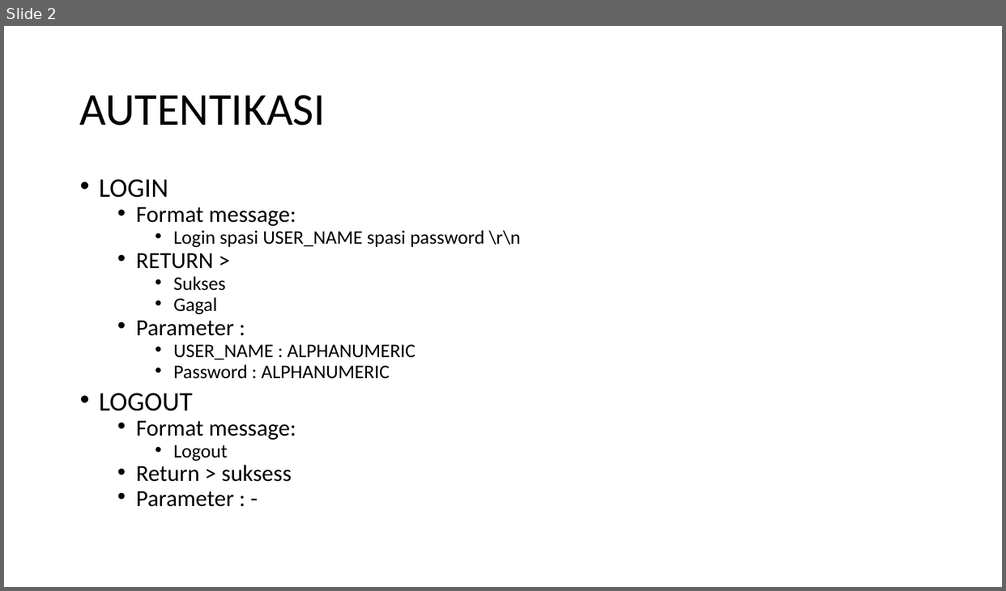
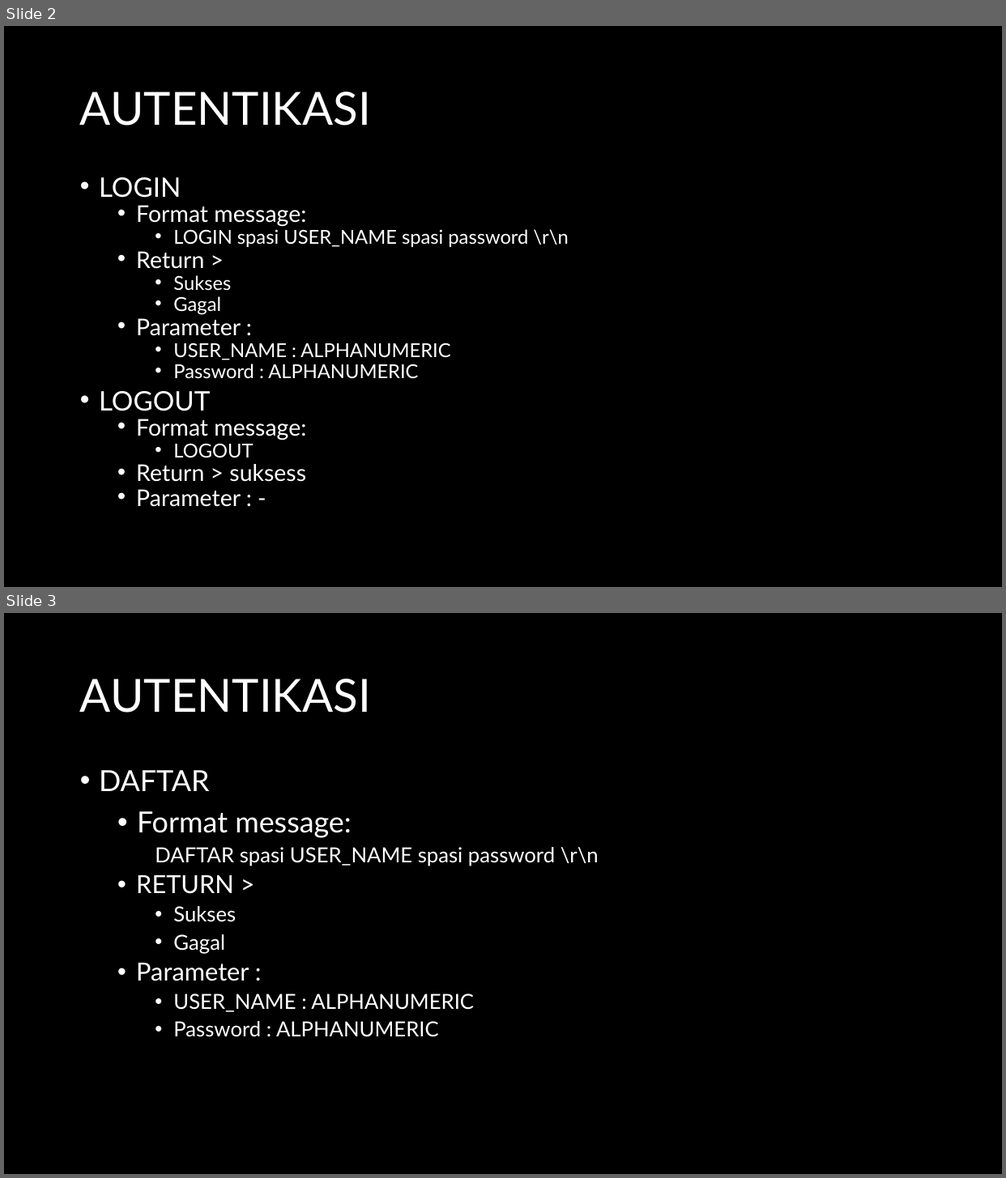
Before and after one commit to jeffrynasri/Kuliah-Progjar-E, a slide deck: DRAFT-CHAT-SERVER.pptx. Shown one above the other, each under a label of ours: slide 2 before the commit, slides 2 and 3 after it. The pictures are 1006x591 and 1006x1178 pixels, drawn with LibreOffice and Linux fonts; fonts in the diff are those of the drawing; background and template pictures are left out. Boxes give left, top, right and bottom in pixels: in the first picture for what was removed or moved away, otherwise in the second. Text is boxed around its words. In the diff, an @@ line names an element or a change of style, - is before the commit and + after.

```diff
--- a/DRAFT-CHAT-SERVER.pptx
+++ b/DRAFT-CHAT-SERVER.pptx
@@ slide 3 added at [4,613,1002,1174], background #000000 @@
@@ title added at [80,679,371,713], 44 pt, text #FFFFFF @@
+AUTENTIKASI
@@ text added at [99,770,599,1037], 20 pt, text #FFFFFF @@
+• DAFTAR
+• Format message:
+    DAFTAR spasi USER_NAME spasi password \r\n
+  • RETURN >
+    • Sukses
+    • Gagal
+  • Parameter :
+    • USER_NAME : ALPHANUMERIC
+    • Password : ALPHANUMERIC
@@ slide 2 changed as well @@
@@ background picture (left out) to #000000 @@
@@ title "AUTENTIKASI" at [80,92,371,126]: font Calibri to Lato, text colour #000000 to #FFFFFF @@
@@ text at [99,177,450,507]: font Calibri to Lato, text colour #000000 to #FFFFFF in "LOGIN", "Format message:", "Sukses", "Gagal" and 7 more places @@
@@ text at [136,229,568,269]: text changed; font Calibri to Lato; text colour #000000 to #FFFFFF @@
-    • Login spasi USER_NAME spasi password \r\n
-  • RETURN >
+    • LOGIN spasi USER_NAME spasi password \r\n
+  • Return >
@@ text at [173,443,253,459]: text changed; font Calibri to Lato; text colour #000000 to #FFFFFF @@
-    • Logout
+    • LOGOUT
```
Also in this commit, not shown: 5 other slides changed, 2 other slides added, 1 slide removed.
